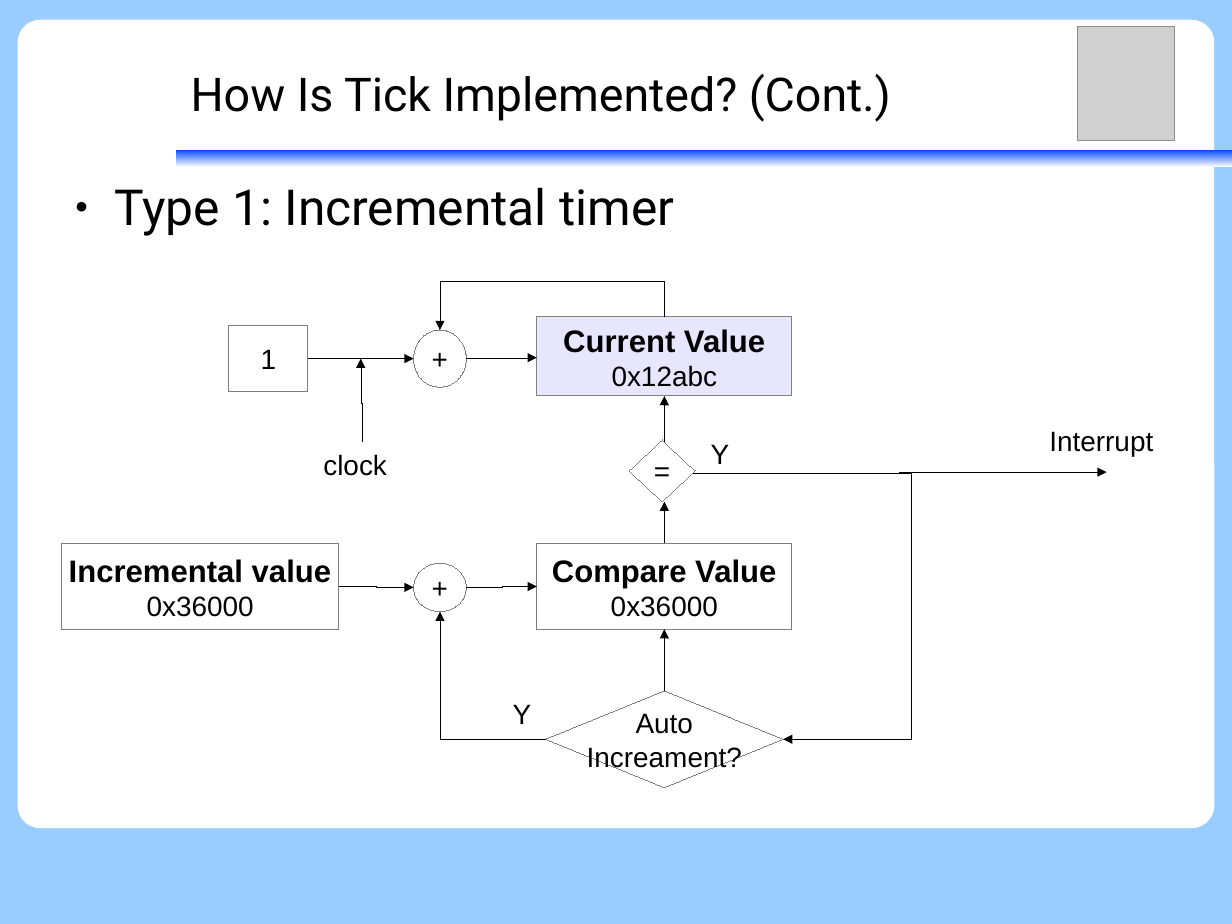
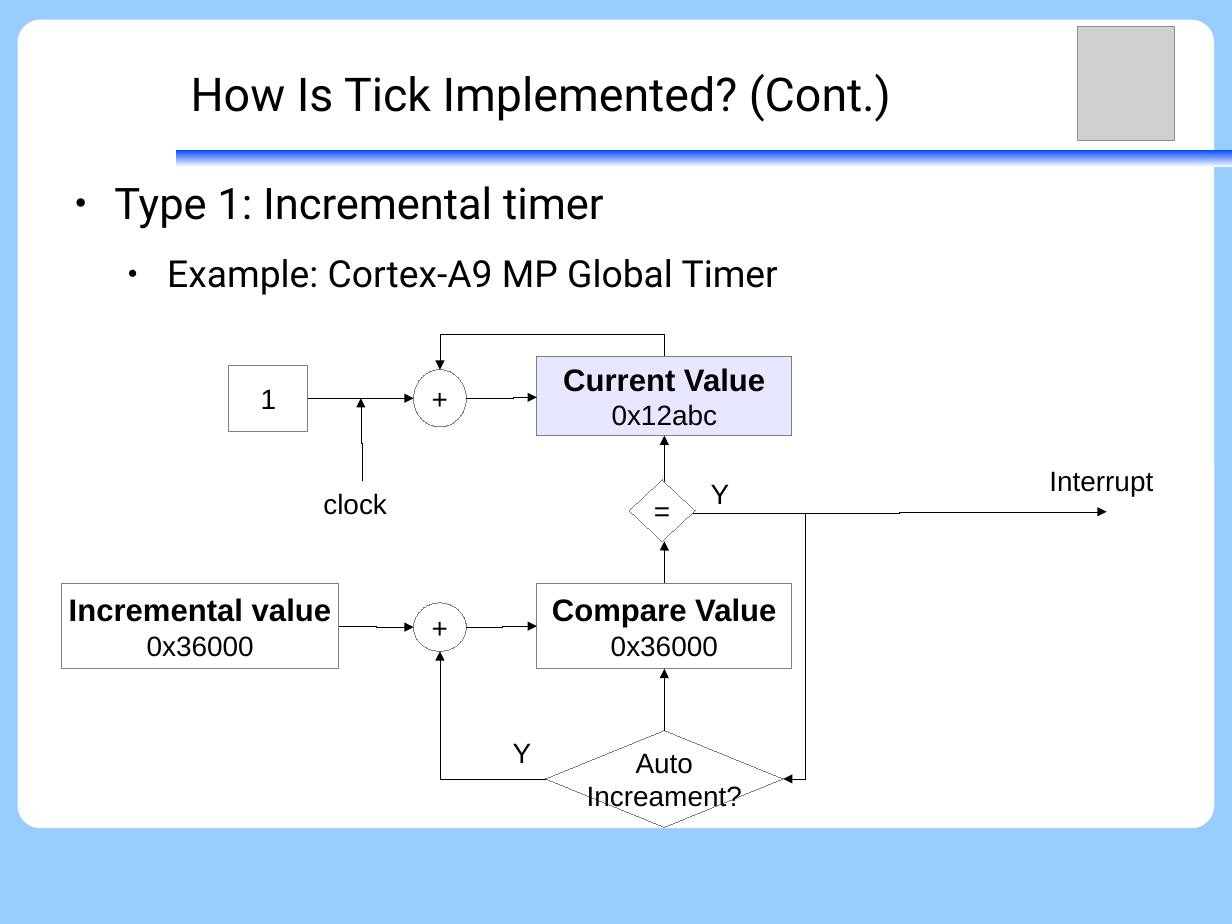
Before and after one commit to vh21/documents, a slide deck: slide 8 of ukernel/f9-microkernel-ktimer.odp. Drawn at 1232x924 pixels with LibreOffice and Linux fonts; fonts in the diff are those of the drawing; grey boxes stand for pictures. Boxes give left, top, right and bottom in pixels: in the first picture for what was removed or moved away, otherwise in the second. Text is boxed around its words. In the diff, an @@ line names an element or a change of style, - is before the commit and + after.

```diff
--- a/ukernel/f9-microkernel-ktimer.odp
+++ b/ukernel/f9-microkernel-ktimer.odp
@@ text at <box>114,186,604,229</box>: size 32 to 28 pt in "Type 1: Incremental timer" @@
@@ text at <box>167,259,778,295</box>: paragraph added @@
+  ● Example: Cortex-A9 MP Global Timer
@@ elbow arrow moved from (665, 316) - (440, 330) to (665, 357) - (440, 370) @@
@@ 10 elbow arrows, 4 rectangles, 4 texts, 2 diamonds, 2 ellipses: place and size @@
-10 elbow arrows, 4 rectangles, 4 texts, 2 diamonds, 2 ellipses at <box>61,316,1153,788</box>
+10 elbow arrows, 4 rectangles, 4 texts, 2 diamonds, 2 ellipses at <box>61,357,1153,828</box>
@@ elbow arrow moved from (691, 473) - (784, 739) to (691, 513) - (784, 779) @@
```
Also in this commit, not shown: 12 other slides changed, 5 slides added.
